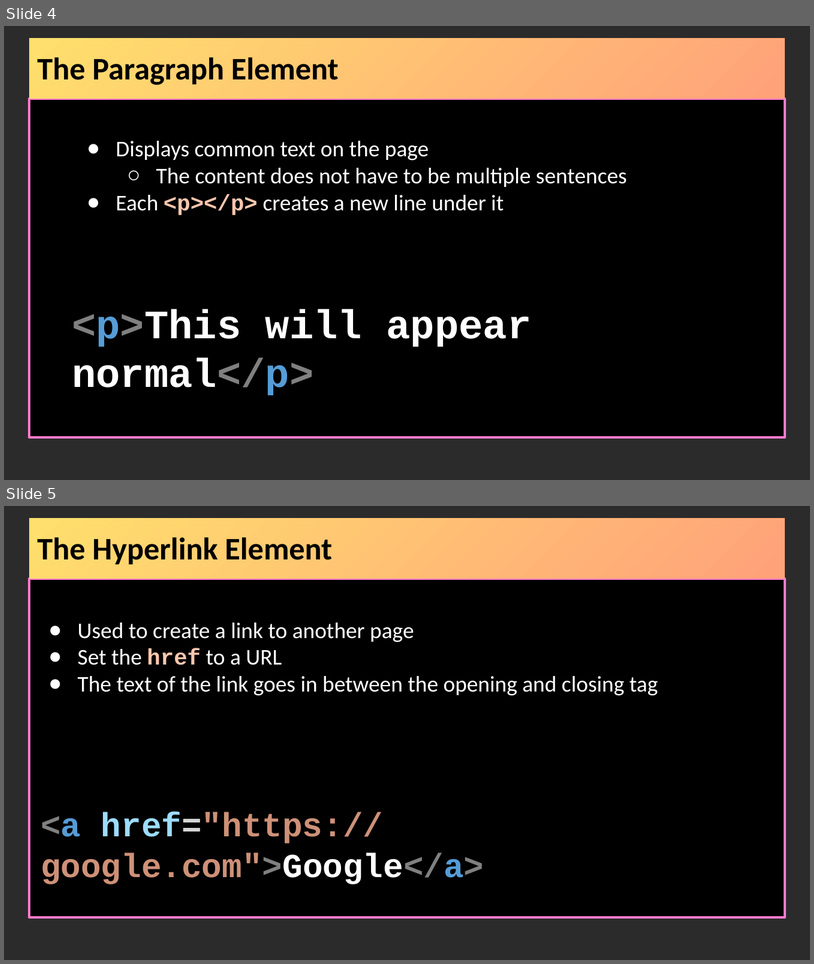
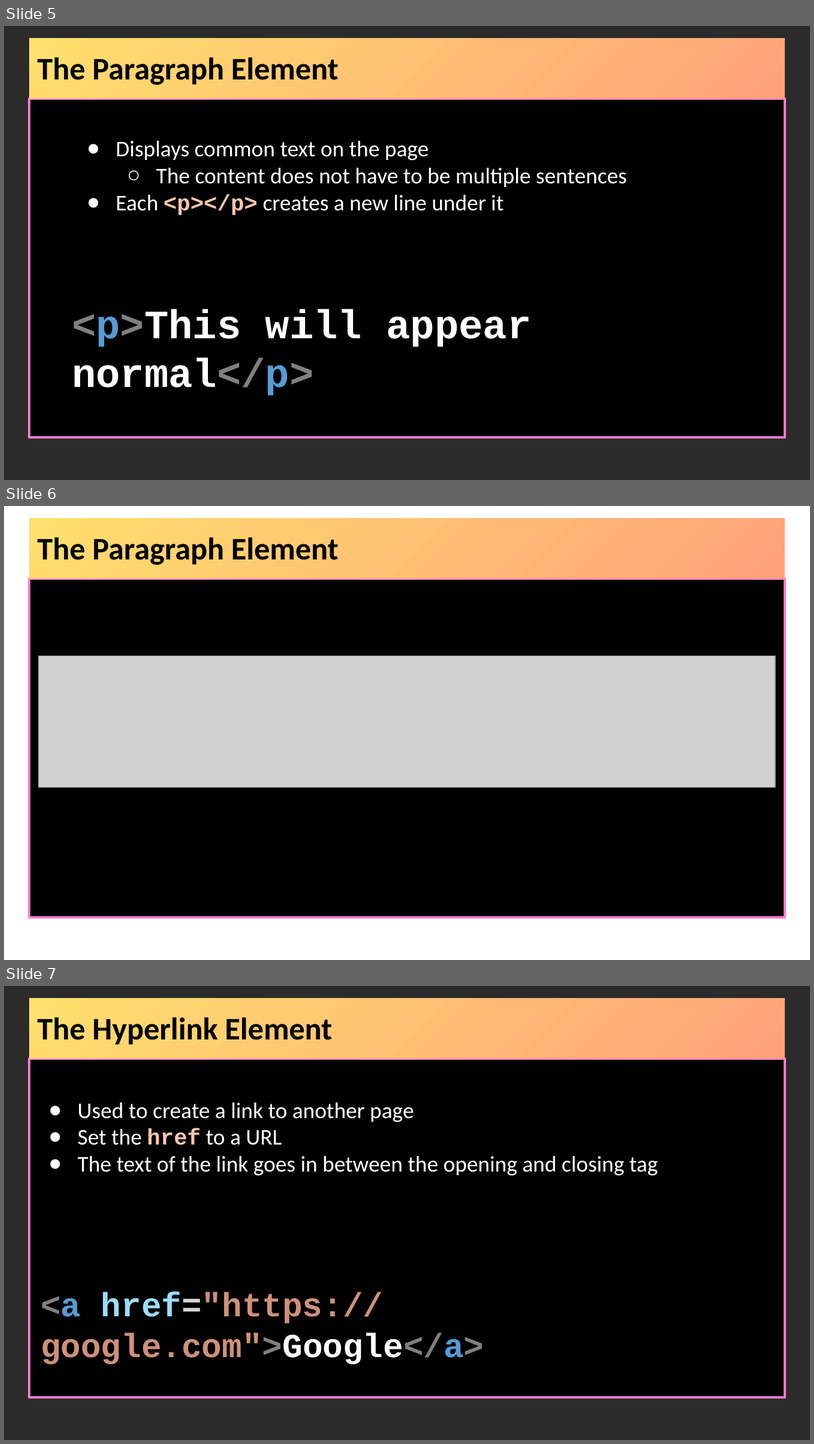
Before and after one commit to hytechclub/web-101, a slide deck: Week02/BasicHtmlElements.pptx. Shown one above the other, each under a label of ours: slides 4 and 5 before the commit, slides 5, 6 and 7 after it. The pictures are 814x964 and 814x1444 pixels, drawn with LibreOffice and Linux fonts; fonts in the diff are those of the drawing; grey boxes stand for pictures; background and template pictures are left out; a plain dark background stands for a picture behind light text. Boxes give left, top, right and bottom in pixels: in the first picture for what was removed or moved away, otherwise in the second. Text is boxed around its words. In the diff, an @@ line names an element or a change of style, - is before the commit and + after.

```diff
--- a/Week02/BasicHtmlElements.pptx
+++ b/Week02/BasicHtmlElements.pptx
@@ slide 6 added at <box>4,506,810,960</box>, background picture (left out) @@
@@ title added at <box>29,518,785,579</box>, fill gradient #FFDF6D to #FFA27A, 28 pt, text #000000, bold @@
+The Paragraph Element
@@ rectangle added at <box>29,579,785,917</box>, fill #000000, outline #FF7ACD 2 pt @@
@@ picture added at <box>39,656,776,787</box> @@
@@ what was slide 4 is now slide 5 @@
@@ what was slide 5 is now slide 7 @@
```
Also in this commit, not shown: 3 other slides added, 50 other files.
